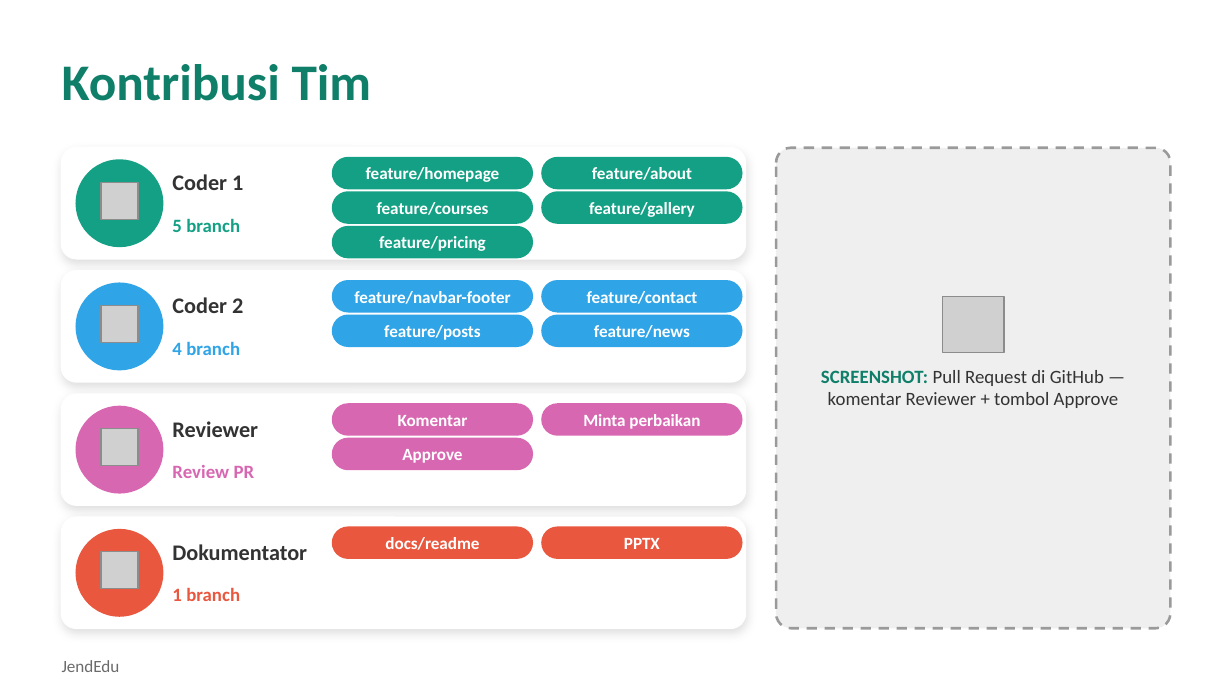
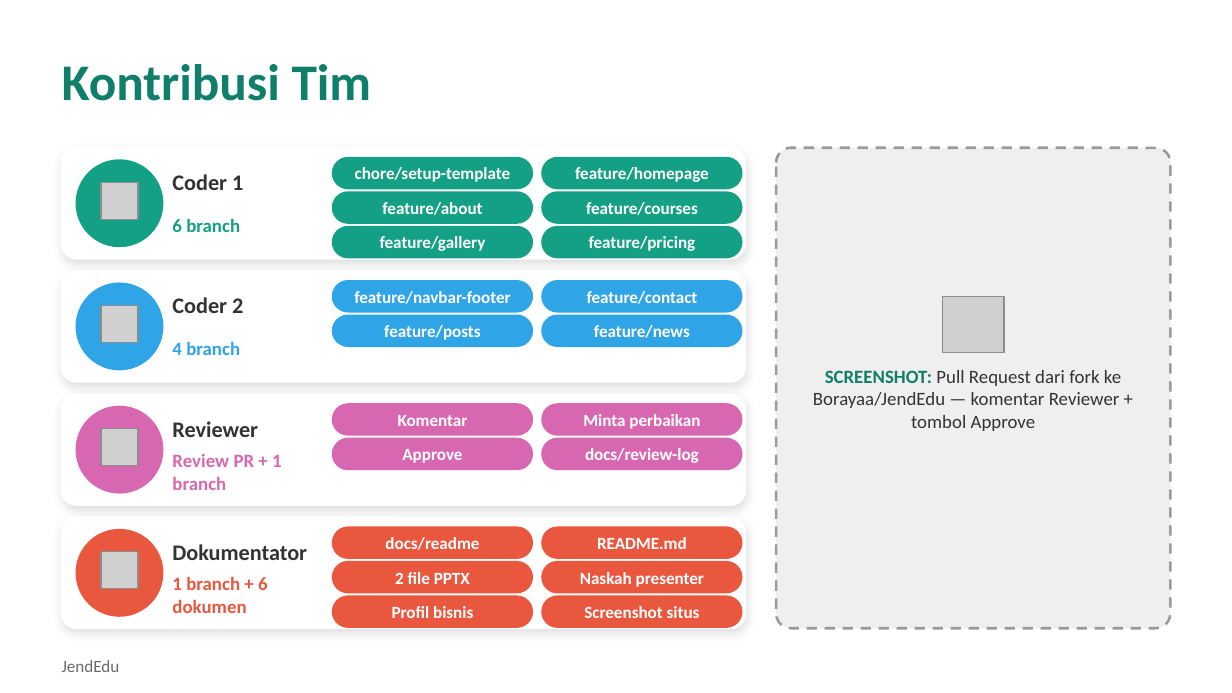
Before and after one commit to Borayaa/JendEdu-template, a slide deck: slide 11 of presentasi/JendEdu-Presentasi-dengan-Naskah.pptx (slide 7 before the commit). Drawn at 1232x693 pixels with LibreOffice and Linux fonts; fonts in the diff are those of the drawing; grey boxes stand for pictures. Boxes give left, top, right and bottom in pixels: in the first picture for what was removed or moved away, otherwise in the second. Text is boxed around its words. In the diff, an @@ line names an element or a change of style, - is before the commit and + after.

```diff
--- a/presentasi/JendEdu-Presentasi-dengan-Naskah.pptx
+++ b/presentasi/JendEdu-Presentasi-dengan-Naskah.pptx
@@ text added at box(355, 167, 511, 182), 10 pt, text #FFFFFF, bold @@
+chore/setup-template
@@ text "feature/about": place and size @@
-text "feature/about" at box(592, 167, 692, 180)
+text "feature/about" at box(382, 202, 482, 215)
@@ text at box(172, 218, 240, 232): text changed @@
-5 branch
+6 branch
@@ text "feature/gallery": place and size @@
-text "feature/gallery" at box(589, 202, 695, 217)
+text "feature/gallery" at box(380, 236, 486, 251)
@@ 3 texts: place and size @@
-3 texts at box(366, 167, 500, 251)
+3 texts at box(575, 167, 709, 251)
@@ rounded rectangle added at box(542, 227, 742, 257), fill #14A085, outline #14A085 1 pt @@
@@ text at box(813, 370, 1121, 431): text changed @@
-SCREENSHOT: Pull Request di GitHub — komentar Reviewer + tombol Approve
+SCREENSHOT: Pull Request dari fork ke Borayaa/JendEdu — komentar Reviewer + tombol Approve
@@ rounded rectangle added at box(542, 439, 742, 469), fill #D867B2, outline #D867B2 1 pt @@
@@ text added at box(585, 448, 699, 463), 10 pt, text #FFFFFF, bold @@
+docs/review-log
@@ text at box(172, 454, 282, 490): text changed @@
-Review PR
+Review PR + 1 branch
@@ text at box(597, 537, 687, 549): text changed @@
-PPTX
+README.md
@@ rounded rectangle added at box(333, 562, 532, 593), fill #E9573F, outline #E9573F 1 pt @@
@@ rounded rectangle added at box(542, 562, 742, 593), fill #E9573F, outline #E9573F 1 pt @@
@@ text at box(172, 577, 268, 613): text changed @@
-1 branch
+1 branch + 6 dokumen
@@ rounded rectangle added at box(333, 596, 532, 627), fill #E9573F, outline #E9573F 1 pt @@
@@ text added at box(395, 572, 470, 584), 10 pt, text #FFFFFF, bold @@
+2 file PPTX
@@ rounded rectangle added at box(542, 596, 742, 627), fill #E9573F, outline #E9573F 1 pt @@
@@ text added at box(580, 572, 704, 587), 10 pt, text #FFFFFF, bold @@
+Naskah presenter
@@ text added at box(392, 606, 473, 618), 10 pt, text #FFFFFF, bold @@
+Profil bisnis
@@ text added at box(584, 606, 700, 618), 10 pt, text #FFFFFF, bold @@
+Screenshot situs
```
Also in this commit, not shown: 3 other slides changed, 5 slides added, 25 other files.
